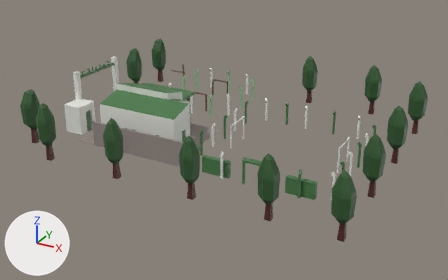
The glTF model public/models/clubAtleticoPast.gltf: old version first, new version second.
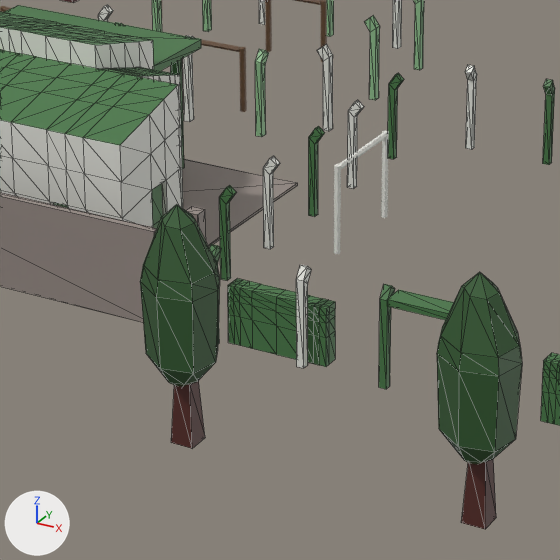
Each version appears first whole from a 50 mm camera at (11.01, -20.35, 9.99) aimed at (0.02, -0.37, 0.0), and next in a close-up on the part from 32% to 65% of the width and 29% to 82% of the height. Every picture has the same lights, and +X, +Y and +Z are marked at lower left. The close-ups show mesh edges as thin lines. Where no turn or scale is listed for an object, it has been applied to the vertices. Vertices at the same position are counted once.

Names of what the first close-up shows: 'Banco suplentes', 'Cantina', 'Cube.017', 'Pilar alredor 4', 'Planta1.003', 'Planta4.003', 'PlantaCopa1.003', 'PlantaCopa4.003', 'Playon cantina', 'Techo cantina', 'Techo relato', 'Vestuarios'.
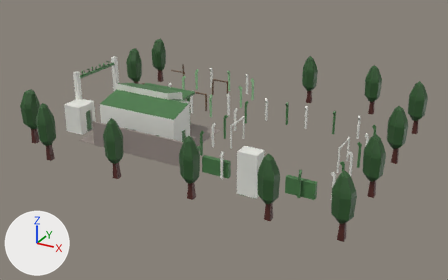
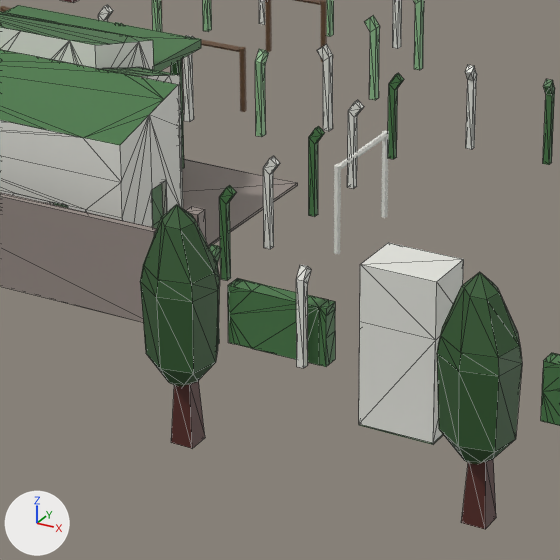
Where the change shows, as pixel boxes [x1, y1, x2, y2] in the close-ups (560 x 560 px):
```json
{"object": "Techo relato", "change": "reshaped", "before": [387, 290, 454, 320], "after": [359, 243, 464, 444]}
{"part": 1, "of": "me_cube_016", "change": "built on", "before": [387, 299, 449, 320], "after": [359, 243, 464, 444]}
```

Edits to the scene script, one JSON object a line:
```json
{"block": "me_cube_016", "where": "# used by ob_techo_relato; location = (2.9, -3.41, 0.95)"}
{"op": "remove", "block": "me_cube_016", "code": "me_cube_016.from_pydata(...)  # 8 vertices, 12 faces; spans x -0.366..0.366, y -0.113..0.113, z -0.036..0.036"}
{"op": "add", "block": "me_cube_016", "code": "me_cube_016.from_pydata(...)  # 32 vertices, 59 faces; spans x -0.366..0.366, y -0.638..0.113, z -0.984..0.585"}
{"block": "me_cube_016", "change": "me_cube_016 part 1"}
{"block": "me_cube_016", "change": "2 faces are deleted"}
{"block": "me_cube_016", "change": "17 vertices are added at x -0.366..0.366, y -0.638..-0.113, z -0.984..0.585"}
{"block": "me_cube_016", "change": "7 new vertices lie (0.732, 0.0, 0.0) away from vertices in x -0.366, y -0.638..-0.113, z -0.984..0.585"}
{"block": "me_cube_016", "change": "18 new faces join them, mat_verde (dark green #487947)"}
{"block": "me_cube_016", "change": "29 new faces join them, mat_blanco (white #e9e9e2)"}
{"block": "me_cube_016", "change": "2 new faces join them, mat_ventana (black #131519)"}
{"op": "add", "block": "me_cube_016", "code": "me_cube_016.materials.append(mat_blanco)  # white #e9e9e2"}
{"op": "add", "block": "me_cube_016", "code": "me_cube_016.materials.append(mat_ventana)  # black #131519"}
```
